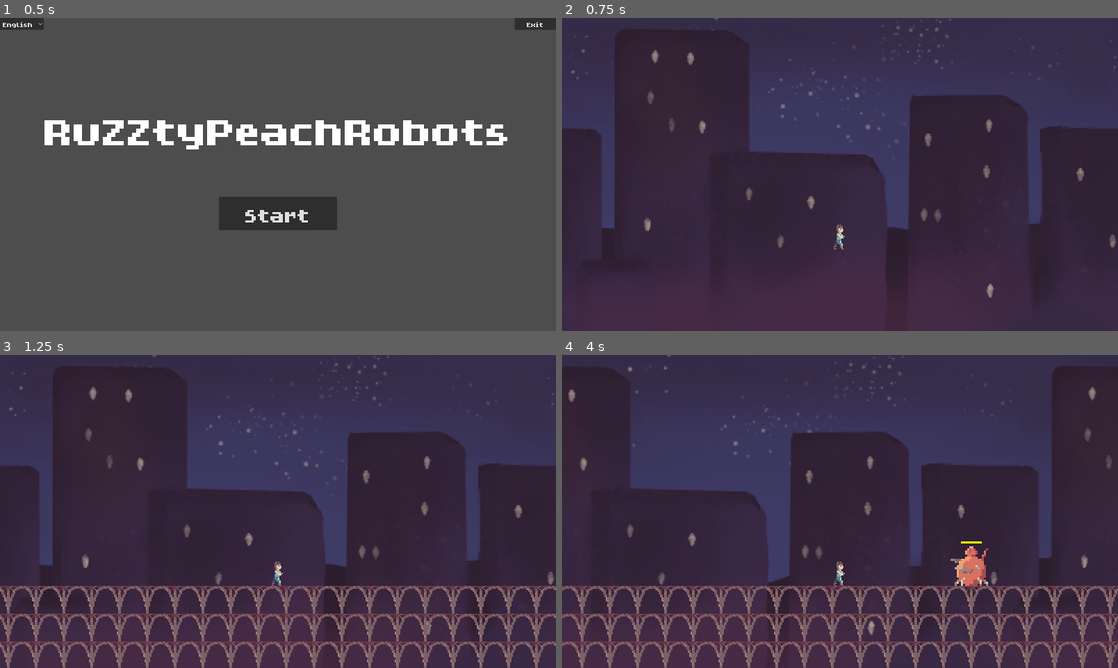
Above: before the commit, frames 1-4 (two rows, left to right).
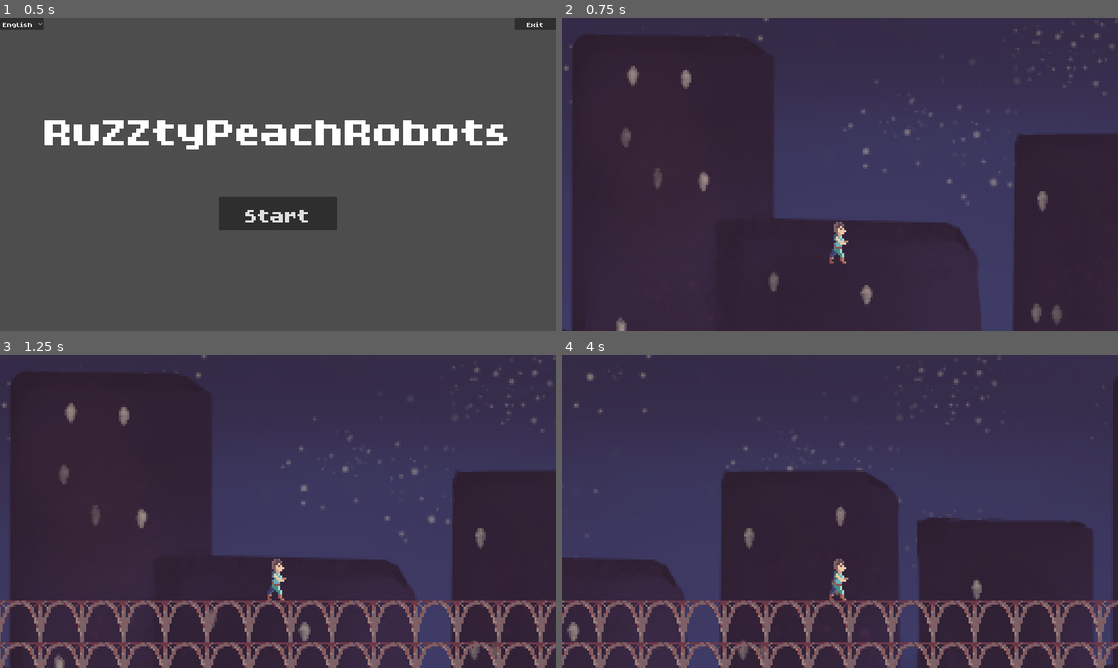
Above: after the commit, the same moments.

Repository: MarianPoirot/Gamejam
Game: Godot game, scene res://Scenes/UI/Opening.tscn
Same seed, same stepped clock (60 frames per second), same inputs: the game is played once before the commit and once after it.
Inputs:
- Up to frame 1 (0.5 s): no input
- Up to frame 2 (0.75 s): click "Start" at 0.5 s
- Up to frame 3 (1.25 s): no input
- Up to frame 4 (4 s): tap Enter at 1.25 s; hold Right (Move_Right) 1.28-2.78 s; tap Space (Jump) at 1.52, 2.27, 3.77 s; hold Left (Move_Left) 2.78-3.53 s; hold Right (Move_Right) from 3.53 s (still down)

Frame 1 is identical in both runs. In frame 2, 22% of the frame differs, in the area x 0-100%, y 0-100%; in frame 3, 33%; in frame 4, 39%.

Commit message:
Player have now two types of attack, and characters can turn around

Diff:
--- a/Scenes/Player/Player.tscn
+++ b/Scenes/Player/Player.tscn
@@ -1,17 +1,26 @@
-[gd_scene load_steps=5 format=3 uid="uid://shcip7ewnjxv"]
+[gd_scene load_steps=9 format=3 uid="uid://shcip7ewnjxv"]
 
 [ext_resource type="Script" path="res://Scripts/Player/Player.gd" id="1_n3wik"]
 [ext_resource type="Texture2D" uid="uid://dgmkf1ii7htqe" path="res://Assets/Sprites/character.png" id="2_8k5uc"]
+[ext_resource type="Script" path="res://Scripts/Player/HitboxAttack1.gd" id="3_24445"]
+[ext_resource type="Script" path="res://Scripts/Player/HitboxAttack2.gd" id="4_wq2x2"]
 
 [sub_resource type="RectangleShape2D" id="RectangleShape2D_1py7o"]
-size = Vector2(15.5556, 37.7778)
+size = Vector2(16.6667, 38.8889)
 
 [sub_resource type="CapsuleShape2D" id="CapsuleShape2D_vpn47"]
-radius = 8.88889
+radius = 6.66667
+height = 40.0
+
+[sub_resource type="CapsuleShape2D" id="CapsuleShape2D_eyaoo"]
+radius = 3.33333
+height = 22.2222
+
+[sub_resource type="CapsuleShape2D" id="CapsuleShape2D_l1a55"]
+radius = 6.66667
 height = 40.0
 
 [node name="Player" type="CharacterBody2D"]
-scale = Vector2(0.9, 0.9)
 collision_layer = 17
 script = ExtResource("1_n3wik")
 
@@ -21,12 +30,12 @@
 flip_h = true
 
 [node name="CollisionShape2D" type="CollisionShape2D" parent="."]
-position = Vector2(-1.11111, 0)
+position = Vector2(-1.66667, 0.555555)
 shape = SubResource("RectangleShape2D_1py7o")
 
 [node name="Camera2D" type="Camera2D" parent="."]
-position = Vector2(0, -100)
-zoom = Vector2(2, 2)
+position = Vector2(0, -65.5556)
+zoom = Vector2(3, 3)
 
 [node name="Hurtbox" type="Area2D" parent="."]
 collision_mask = 8
@@ -35,5 +44,29 @@
 [node name="CollisionHurtbox" type="CollisionShape2D" parent="Hurtbox"]
 position = Vector2(-1.11111, 0)
 shape = SubResource("CapsuleShape2D_vpn47")
+debug_color = Color(0, 0.65098, 0.0901961, 0.419608)
+
+[node name="HitboxAttack1" type="Area2D" parent="."]
+collision_layer = 2
+collision_mask = 8
+monitoring = false
+script = ExtResource("3_24445")
+
+[node name="CollisionHitboxAttack1" type="CollisionShape2D" parent="HitboxAttack1"]
+position = Vector2(16.6667, 0)
+rotation = 1.5708
+shape = SubResource("CapsuleShape2D_eyaoo")
+debug_color = Color(0.882353, 0.337255, 0, 0.419608)
+
+[node name="HitboxAttack2" type="Area2D" parent="."]
+collision_layer = 2
+collision_mask = 8
+monitoring = false
+script = ExtResource("4_wq2x2")
+
+[node name="CollisionHitboxAttack2" type="CollisionShape2D" parent="HitboxAttack2"]
+position = Vector2(13.3333, 0)
+shape = SubResource("CapsuleShape2D_l1a55")
+debug_color = Color(0.996078, 0, 0.227451, 0.419608)
 
 [connection signal="area_entered" from="Hurtbox" to="." method="_on_hurtbox_area_entered"]
--- a/Scenes/World/Main.tscn
+++ b/Scenes/World/Main.tscn
@@ -13,7 +13,7 @@
 scale = Vector2(0.6, 0.6)
 
 [node name="Player" parent="." instance=ExtResource("3_7uux0")]
-position = Vector2(623, 353)
+position = Vector2(623, 352)
 
 [node name="Map" parent="." instance=ExtResource("4_2rc7t")]
 position = Vector2(715, 660)
--- /dev/null
+++ b/Scripts/Player/HitboxAttack1.gd
@@ -0,0 +1,3 @@
+extends Area2D
+
+@export var damage = 200
--- /dev/null
+++ b/Scripts/Player/HitboxAttack2.gd
@@ -0,0 +1,3 @@
+extends Area2D
+
+@export var damage = 400
--- a/Scripts/Player/Mob.gd
+++ b/Scripts/Player/Mob.gd
@@ -13,11 +13,12 @@
 
 var health = base_health
 var target
-var direction = Vector2.ZERO
+var direction_target = Vector2.ZERO
+var direction
 
 # Called when the node enters the scene tree for the first time.
 func _ready():
-	pass # Replace with function body.
+	direction = 'left'
 
 
 # Called every frame. 'delta' is the elapsed time since the previous frame.
@@ -28,15 +29,26 @@
 	var sb = StyleBoxFlat.new()
 	$MobBar.add_theme_stylebox_override("fill", sb)
 	sb.bg_color = Color(r, g, 0)
+
 	AddGravity()
+
 	if target:
-		direction = global_position.direction_to(target.position)
+		direction_target = global_position.direction_to(target.position)
 		speed += speed_acc
 		speed = min(speed, max_speed)
-		velocity.x += direction.x * speed * delta
+		velocity.x += direction_target.x * speed * delta
 	else:
 		velocity.x = 0
 		speed = 0
+
+	if velocity.x>0:
+		if direction=="left":
+			scale.x*=-1
+			direction="right"
+	elif velocity.x<0:
+		if direction=="right":
+			scale.x*=-1
+			direction="left"
 	move_and_slide()
 
 func AddGravity():
--- a/Scripts/Player/Player.gd
+++ b/Scripts/Player/Player.gd
@@ -15,6 +15,7 @@
 var speed : float
 var jump : float = 0
 var health = 1000
+var direction
 
 var SPEED_RATE :float = 1000
 
@@ -27,6 +28,7 @@
 func _ready():
 	LastOnGround = 0
 	speed = 0
+	direction = 'right'
 
 func _process(delta):
 	var input =  Input.get_axis("Move_Left", "Move_Right")
@@ -57,13 +59,22 @@
 	if Input.is_action_just_pressed("Jump") && is_on_floor():
 		LastOnGround = 0
 		isJumping = true;
+
 	AddGravity()
+	velocity *= delta * SPEED_RATE
+	move_and_slide()
 
 	if velocity.y > 0:
 		canJumpCut = false
 
-	velocity *= delta * SPEED_RATE
-	move_and_slide()
+	if velocity.x>0:
+		if direction=="left":
+			scale.x*=-1
+			direction="right"
+	elif velocity.x<0:
+		if direction=="right":
+			scale.x*=-1
+			direction="left"
 
 func AddGravity():
 	if is_on_floor():
